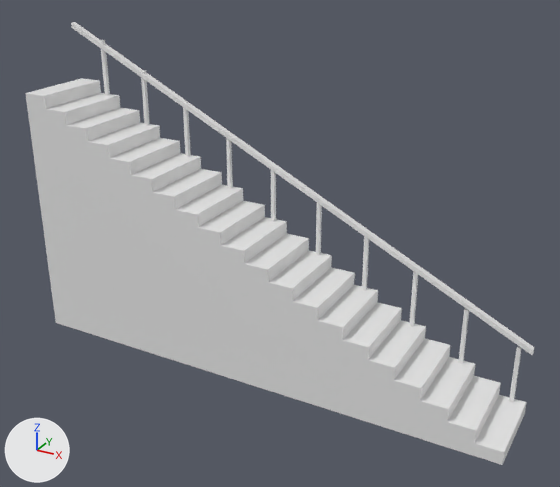
Renders of the glTF model assets/kit/walls/stair_gallery_8m_r.glb from each side of a commit.
Rendered twice from a 50 mm camera at (9.42, -8.47, 6.91) aimed at (4.25, 0.92, 2.21). The axes (+X, +Y, +Z) are drawn at lower left. The lights are the same throughout. The picture after the commit comes second. Objects named as collision shapes, trigger or cutter boxes, shadow casters or lower levels of detail are left out. Where no turn or scale is listed for an object, it has been applied to the vertices.

Objects in the first picture: 'stair_gallery_8m_r__rail-col', 'stair_gallery_8m_r__steps'.
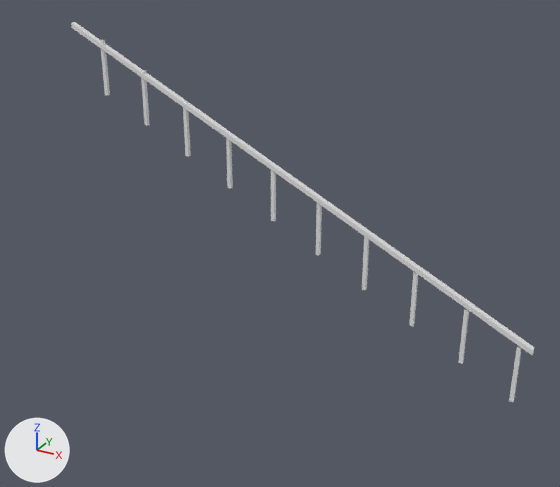
Where the change shows, as pixel boxes [x1, y1, x2, y2] in the pictures (560 x 487 px):
'stair_gallery_8m_r__steps', deleted
    before: [25, 78, 526, 465]

The change, as a list of edits to the scene's bpy script:
```text
Remove ob_stair_gallery_8m_r__steps:
    ob_stair_gallery_8m_r__steps = bpy.data.objects.new('stair_gallery_8m_r__steps', me_stair_gallery_8m_r__steps)
    ob_stair_gallery_8m_r__steps.location = (0.0, 0.0, 0.0)
```
